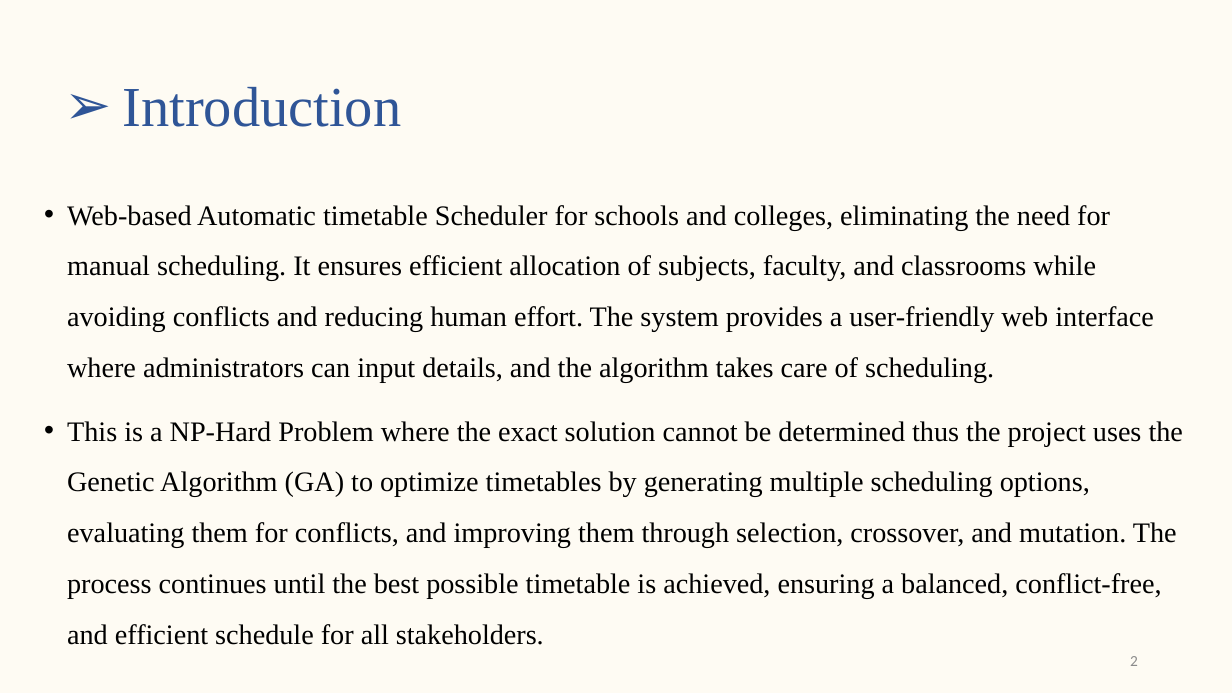
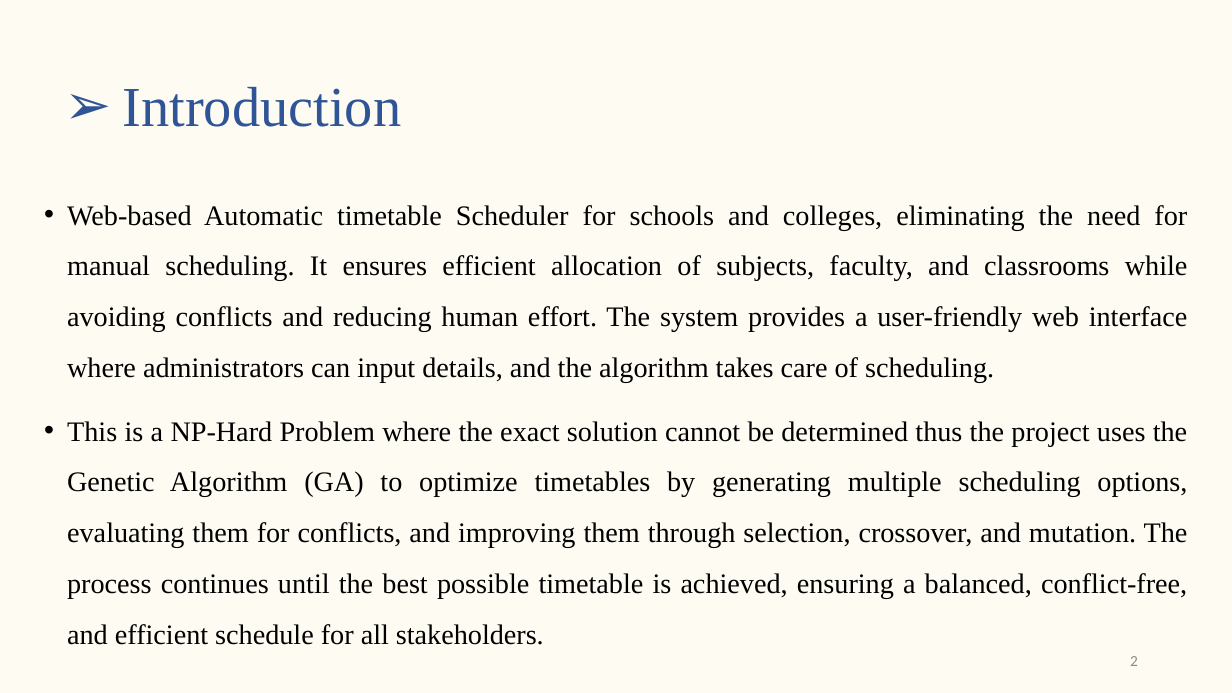
Before and after one commit to s-saanvi/Collection, a slide deck: slide 2 of Synopsis/Synopsis Presentation.pptx. Drawn at 1232x693 pixels with LibreOffice and Linux fonts; fonts in the diff are those of the drawing. Boxes give left, top, right and bottom in pixels: in the first picture for what was removed or moved away, otherwise in the second. Text is boxed around its words. In the diff, an @@ line names an element or a change of style, - is before the commit and + after.

Commit message:
Update 29/3 --1

```diff
--- a/Synopsis/Synopsis Presentation.pptx
+++ b/Synopsis/Synopsis Presentation.pptx
@@ text "Web-based Automatic timetable Scheduler for ..." at (x1=67, y1=205, x2=1188, y2=645): alignment left to justified @@
```
Also in this commit, not shown: 1 other slide changed.
